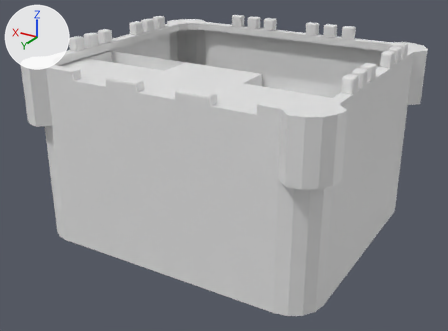
What one commit did to the FBX model Assets/Models/3Dtest/Castle_full02.fbx.
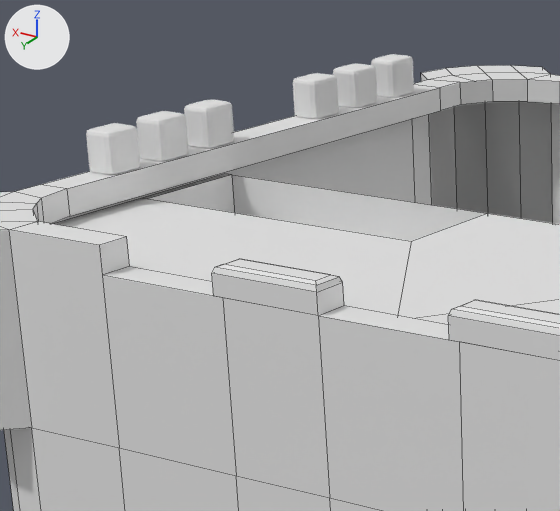
The first picture shows the older version from a 50 mm lens placed at (-63.9, 111.7, 66.6), pointed at (0.6, 4.2, 12.8). The close-ups show both versions on the part from 10% to 46% of the width and 0% to 45% of the height of that picture; other places that the commit changed are outside them. Lighting does not change. The marker at upper left points along +X, +Y and +Z. The close-ups show mesh edges as thin lines. Where no turn or scale is listed for an object, it has been applied to the vertices.

Names of what the first close-up shows: 'Castle_floor.001', 'Castle_wall_thing.004', 'Castle_wall_thing.007', 'Spikes1', 'Wall.002', 'Wall.003', 'Wall.006', 'Wall.008', 'Wall.010', 'Wall.013'.
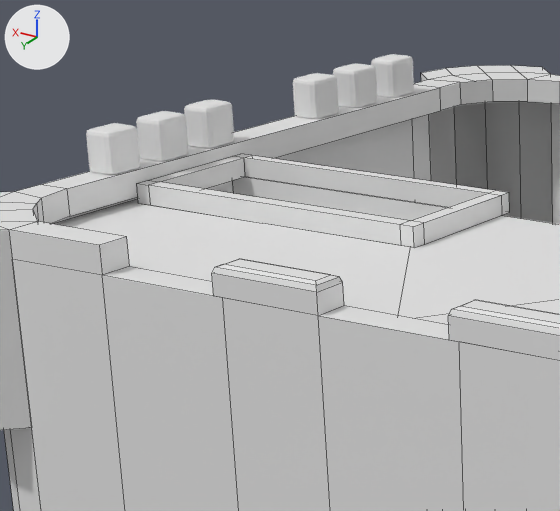
What differs and where, as boxes [x1, y1, x2, y2] in the close-ups (560 x 511 px):
'Castle_wall_thing.017', added
    after: [137, 154, 509, 247]
'Wall.006', unchanged, covered by the edit
    before: [9, 221, 560, 511]
'Wall.028', unchanged, uncovered by the edit
    after: [12, 259, 560, 511]
'Wall.029', unchanged, uncovered by the edit
    after: [9, 221, 129, 275]

The change, as a list of edits to the scene's bpy script:
```text
Add me_cube_146:
    me_cube_146.from_pydata(...)  # 34 vertices, 34 faces; spans x -10.7..10.7, y -6.0..4.0, z -0.6..0.7
    me_cube_146.materials.append(mat_castle)  # white #e7e7e7
Add ob_castle_wall_thing_017:
    ob_castle_wall_thing_017 = bpy.data.objects.new('Castle_wall_thing.017', me_cube_146)
    ob_castle_wall_thing_017.location = (18.91, 10.17, 35.45)
```
